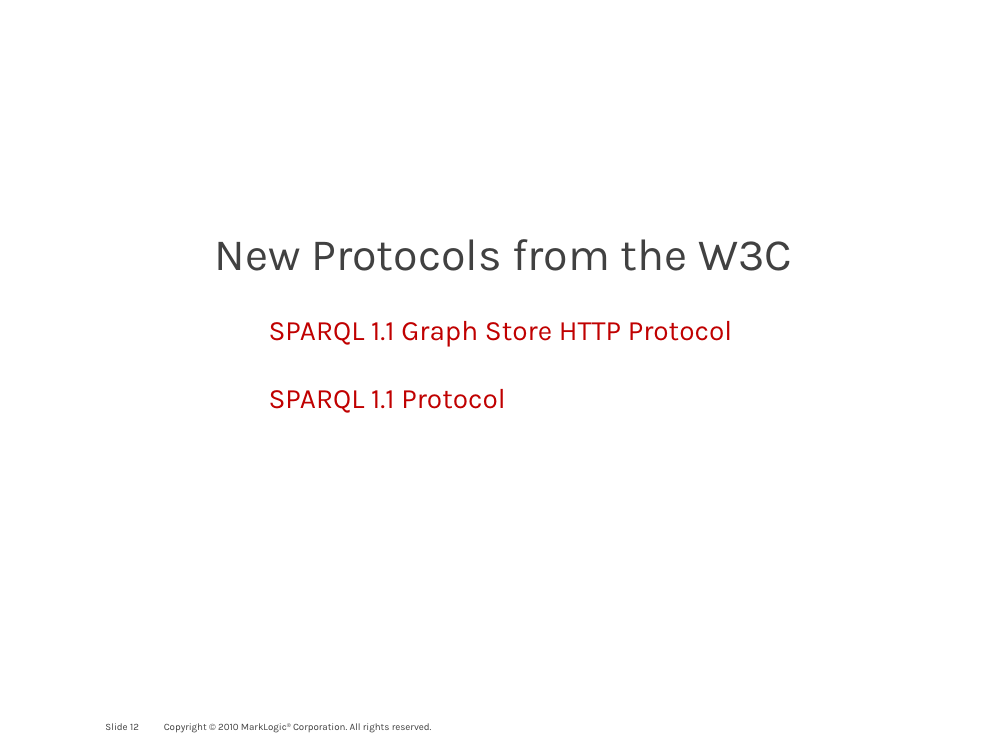
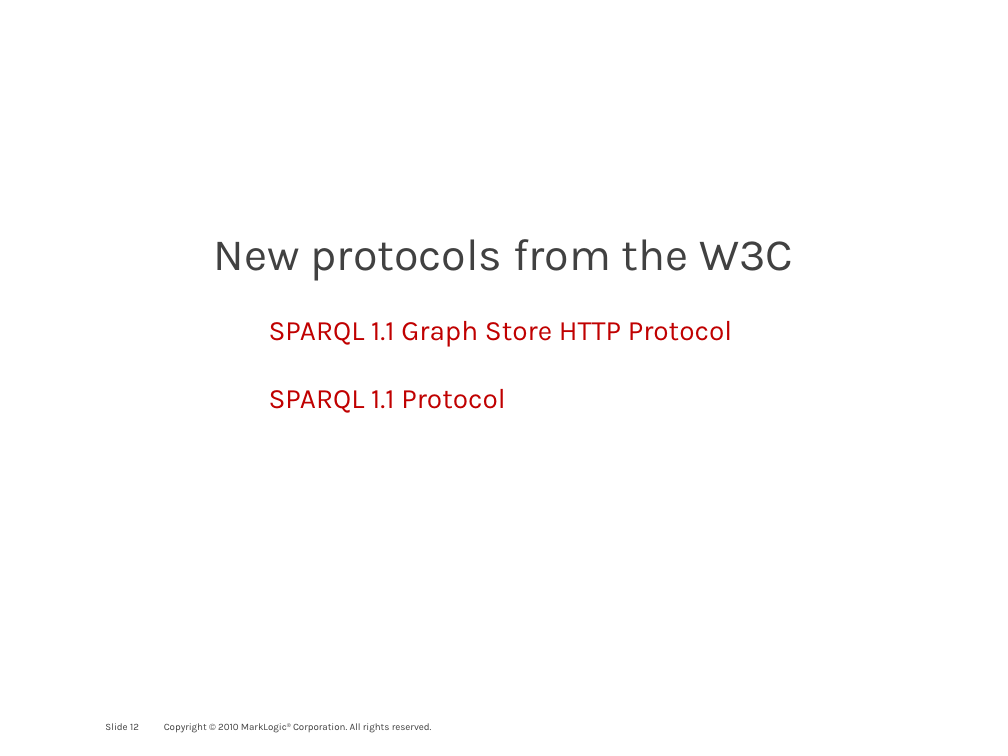
Before and after one commit to philipfennell/grasp, a slide deck: slide 12 of docs/marklogic_and_the_linked-data_connection.pptx. Drawn at 1008x756 pixels with LibreOffice and Linux fonts; fonts in the diff are those of the drawing; background and template pictures are left out. Boxes give left, top, right and bottom in pixels: in the first picture for what was removed or moved away, otherwise in the second. Text is boxed around its words. In the diff, an @@ line names an element or a change of style, - is before the commit and + after.

```diff
--- a/docs/marklogic_and_the_linked-data_connection.pptx
+++ b/docs/marklogic_and_the_linked-data_connection.pptx
@@ text at [214,239,793,281]: text changed @@
-New Protocols from the W3C
+New protocols from the W3C
```
Also in this commit, not shown: 5 other slides changed, 1 slide removed, 2 other files.
